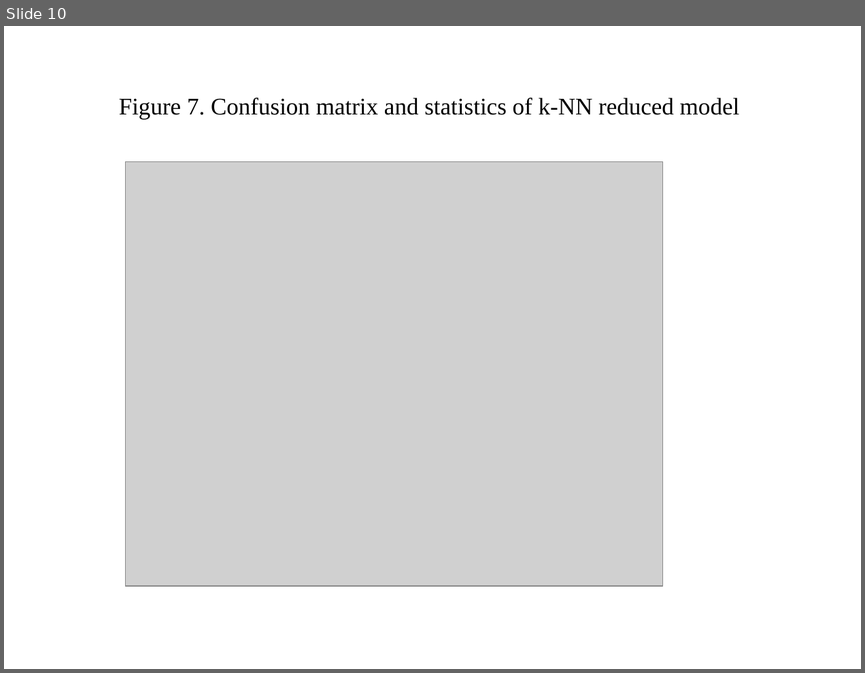
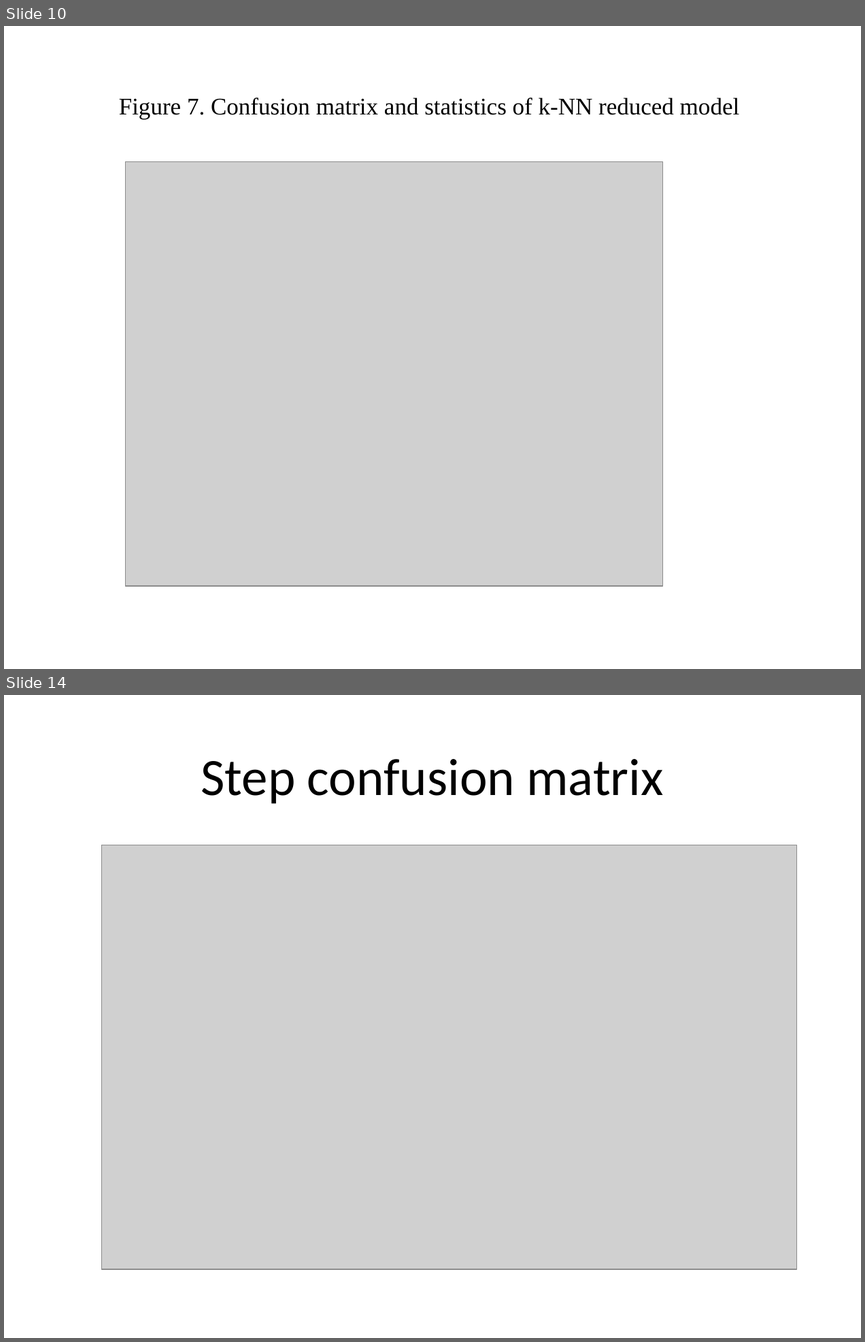
Before and after one commit to jjohn81/DATA621_Final_Project, a slide deck: 0425222019Data 621 Final Project appendix.pptx. Shown one above the other, each under a label of ours: slide 10 before the commit, slides 10 and 14 after it; the slides between them are not shown. The pictures are 865x673 and 865x1342 pixels, drawn with LibreOffice and Linux fonts; fonts in the diff are those of the drawing; grey boxes stand for pictures. Boxes give left, top, right and bottom in pixels: in the first picture for what was removed or moved away, otherwise in the second. Text is boxed around its words. In the diff, an @@ line names an element or a change of style, - is before the commit and + after.

Commit message:
step and full models

```diff
--- a/0425222019Data 621 Final Project appendix.pptx
+++ b/0425222019Data 621 Final Project appendix.pptx
@@ slide 14 added at [4,695,861,1338], background #FFFFFF @@
@@ title added at [201,759,663,804], 44 pt, text #000000 @@
+Step confusion matrix
@@ picture added at [102,845,797,1269] @@
```
Also in this commit, not shown: 3 other slides added, 1 other file.
